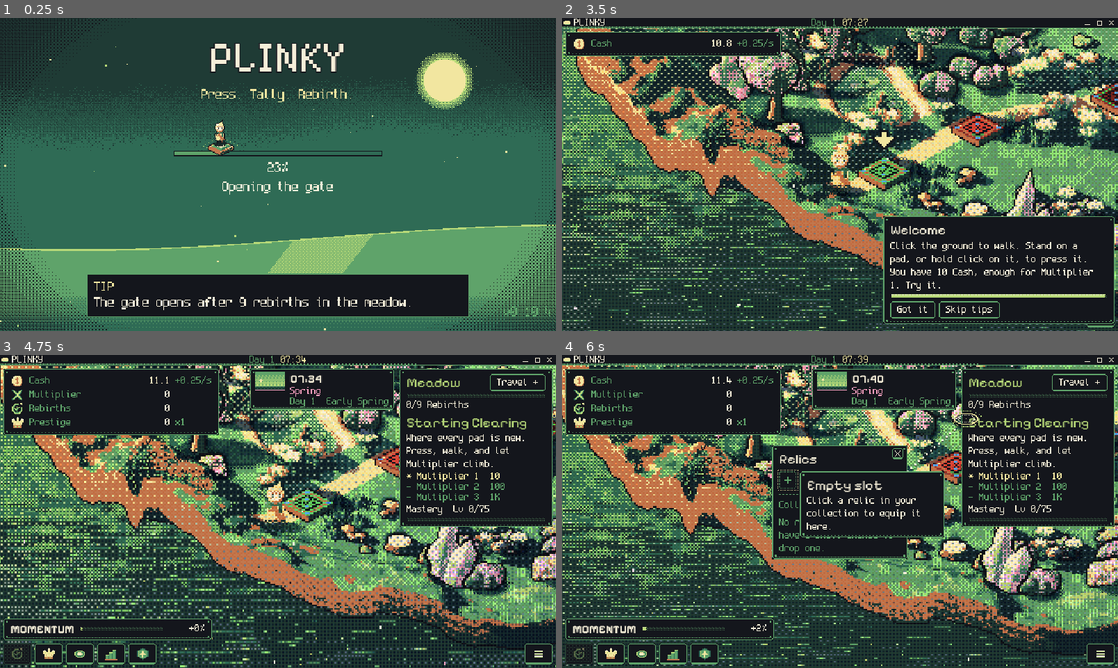
Above: before the commit, frames 1-4 (two rows, left to right).
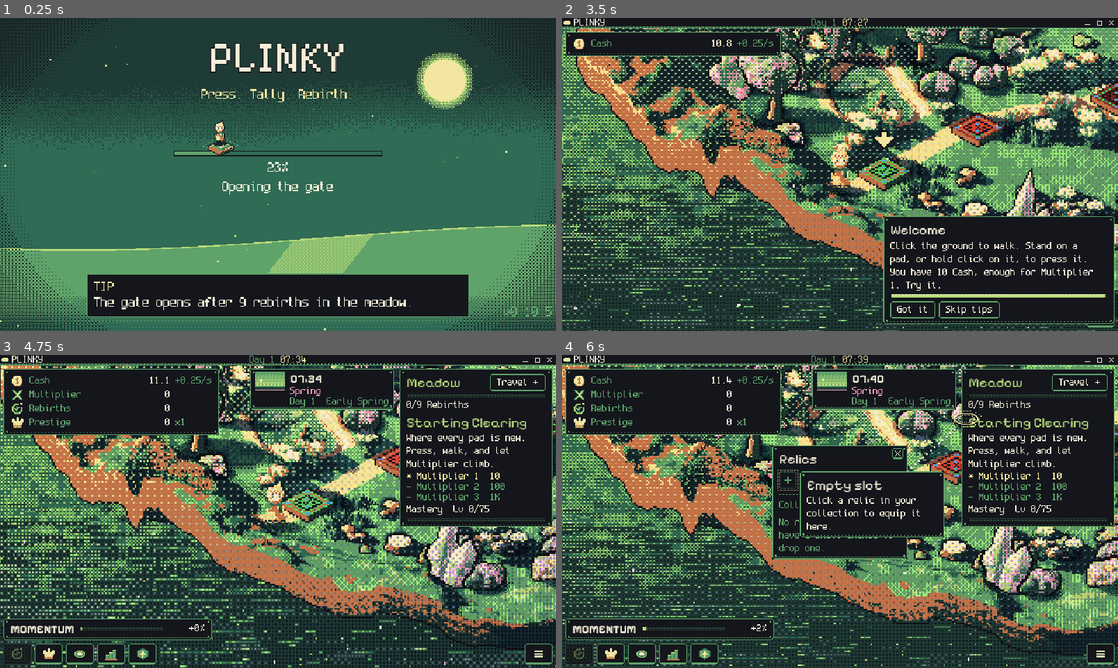
Above: after the commit, the same moments.

Repository: FreezingShock/Plinky
Game: Godot game, scene res://boot/boot.tscn
The game is run twice, just before and just after one commit, with the same random seed, the same clock (stepped at 60 frames per second) and the same inputs.
Inputs (mouse positions are in pixels of both pictures, inside the frame that each line leads up to):
- Up to frame 1 (0.25 s): no input
- Up to frame 2 (3.5 s): tap Enter (ui_accept) at 0.5, 0.77, 1.07 s; move the mouse to (962, 158) at 0.52 s; hold D 0.53-1.25 s; tap Space at 0.6 s; click (962, 158) at 0.67 s; drag from (728, 190) to (812, 237) at 1.27 s; move the mouse to (895, 105) at 2.02 s; hold D 2.03-2.75 s; tap 2 at 2.1 s; click (840, 212) at 2.75 s
- Up to frame 3 (4.75 s): click "Skip tips" at 3.5 s; drag from (250, 574) to (111, 464) at 4.27 s
- Up to frame 4 (6 s): move the mouse to (1006, 558) at 5.02 s; hold A (plinky_left) 5.03-5.75 s; tap 1 at 5.1 s; tap Enter (ui_accept) at 5.27, 5.57 s; tap R at 5.75 s; drag from (973, 411) to (756, 433) at 5.77 s

The runs differ from the first frame. In frame 1, less than 0.1% of the frame differs, in the area x 98-100%, y 92-96%; in frame 2, 0.1%, in the area x 0-99%, y 9-100%; in frame 3, less than 0.1%; in frame 4, less than 0.1%.

Commit message:
Anchor edge shade and light pass to the shared camera globals and texel centres (0.10.5)
Co-Authored-By: Claude Sonnet 5.5 <noreply@anthropic.com>
Claude-Session: https://claude.ai/code/session_01Pmx9dS5Y4SYwdq4ZJpRtSw

Diff:
--- a/core/build_info.gd
+++ b/core/build_info.gd
@@ -3,7 +3,7 @@
 ## Single source of truth for the game version (docs/versioning.md). Shown on the boot screen and the Update Log, stamped on feedback notes. Keep in step with the
 ## export presets' file_version / short_version and the release tag.
 
-const VERSION: String = "0.10.4"
+const VERSION: String = "0.10.5"
 
 const CHANGELOG_PATH: String = "res://CHANGELOG.md"
 
--- a/render/shaders/light_grade.gdshader
+++ b/render/shaders/light_grade.gdshader
@@ -37,7 +37,7 @@
 	float thr = bayer4(t);
 	float thr2 = 1.0 - thr;
 	float lum = dot(c, vec3(0.299, 0.587, 0.114));
-	vec2 q = (wpos - area_center) / area_half;
+	vec2 q = (floor(wpos) + vec2(0.5) - area_center) / area_half;   // one value per world texel
 	float side = clamp(dot(q, normalize(sun_dir)) * 0.9, -1.0, 1.0) * side_amount;
 	// sun side: lift and warm. away side: shade and cool.
 	if (side > 0.0 && thr < side) {
--- a/render/shaders/vignette.gdshader
+++ b/render/shaders/vignette.gdshader
@@ -1,11 +1,13 @@
 shader_type canvas_item;
 render_mode blend_mul;
 // World-anchored edge shade. Two dithered steps darken the far edges of the playable area; the rest is untouched.
-// Both the shape and the dither are pinned to world texels (w_origin, w_scale), so nothing here follows the camera:
+// Both the shape and the dither are pinned to world texels (world_origin, world_scale), so nothing here follows the camera:
 // panning toward an edge darkens it, panning back clears it.
 
-uniform vec2 w_origin = vec2(0.0);   // where the world origin sits in frame texels (set by ScreenLight)
-uniform float w_scale = 1.0;        // frame texels per world texel (camera zoom)
+// The world's screen position and zoom come from the globals the WorldCamera sets (RenderGlobals.set_world), the
+// same ones every world shader divides out, so this pass can never be a frame behind or off by a fraction.
+global uniform vec2 world_origin;
+global uniform float world_scale;
 uniform vec2 area_center = vec2(320.0, 180.0);   // world texels
 uniform vec2 area_half = vec2(430.0, 250.0);
 uniform float strength = 0.35;    // 0 = off
@@ -25,8 +27,10 @@
 }
 
 void fragment() {
-	vec2 wt = (spos - w_origin) / w_scale;
-	vec2 q = (wt - area_center) / area_half;
+	vec2 wt = (spos - world_origin) / world_scale;
+	// one value per world texel: the shade is stepped on the texel grid, never a smooth ramp across a texel
+	vec2 tc = floor(wt) + vec2(0.5);
+	vec2 q = (tc - area_center) / area_half;
 	float d = length(q * vec2(0.9, 1.15));
 	float v = smoothstep(0.80, 1.30, d) * strength;
 	float thr = bayer4(ivec2(floor(wt)));
--- a/tests/test_world_anchor.gd
+++ b/tests/test_world_anchor.gd
@@ -12,6 +12,8 @@
 		var src: String = FileAccess.get_file_as_string("res://render/shaders/%s.gdshader" % n)
 		t.ok(src.contains("global uniform vec2 world_origin;") and src.contains("global uniform float world_scale;"), "%s declares the world transform globals" % n)
 		t.ok(src.contains("- world_origin) / world_scale"), "%s converts wpos to world texels" % n)
+	var vig: String = FileAccess.get_file_as_string("res://render/shaders/vignette.gdshader")
+	t.ok(vig.contains("global uniform vec2 world_origin;") and vig.contains("- world_origin) / world_scale"), "vignette reads the camera globals")
 	RenderGlobals.set_world(Vector2(12.0, -7.0), 3.0)
 	t.ok(true, "set_world runs")
 	RenderGlobals.set_world(Vector2.ZERO, 1.0)
--- a/world/screen_light.gd
+++ b/world/screen_light.gd
@@ -9,8 +9,7 @@
 var _rect: ColorRect
 var _mat: ShaderMaterial
 var _host: Control
-## A node that sits at the world origin (SkyCycle). The vignette's dither is pinned to the world through its transform,
-## so the dots scroll and scale with the ground instead of staying fixed to the screen.
+## Kept for callers that set it; the shader now reads the camera transform from the world_origin / world_scale globals.
 var world_ref: Node2D
 
 
@@ -41,13 +40,6 @@
 
 func _process(_delta: float) -> void:
 	_fit()
-	if world_ref != null and is_instance_valid(world_ref):
-		var xf: Transform2D = world_ref.get_global_transform_with_canvas()
-		var sc: float = maxf(xf.x.length(), 0.001)
-		# exact origin: rounding it to whole screen pixels slipped the pattern against the ground when the camera
-		# offset is fractional (Larkmoor at zoom 3), so the shader floors in world texels instead
-		_mat.set_shader_parameter("w_origin", xf.origin)
-		_mat.set_shader_parameter("w_scale", sc)
 
 
 func set_strength(s: float) -> void:
Not shown, changed: export_presets.cfg
Not shown, changed: CHANGELOG.md
Not shown, changed: docs/decisions.md
